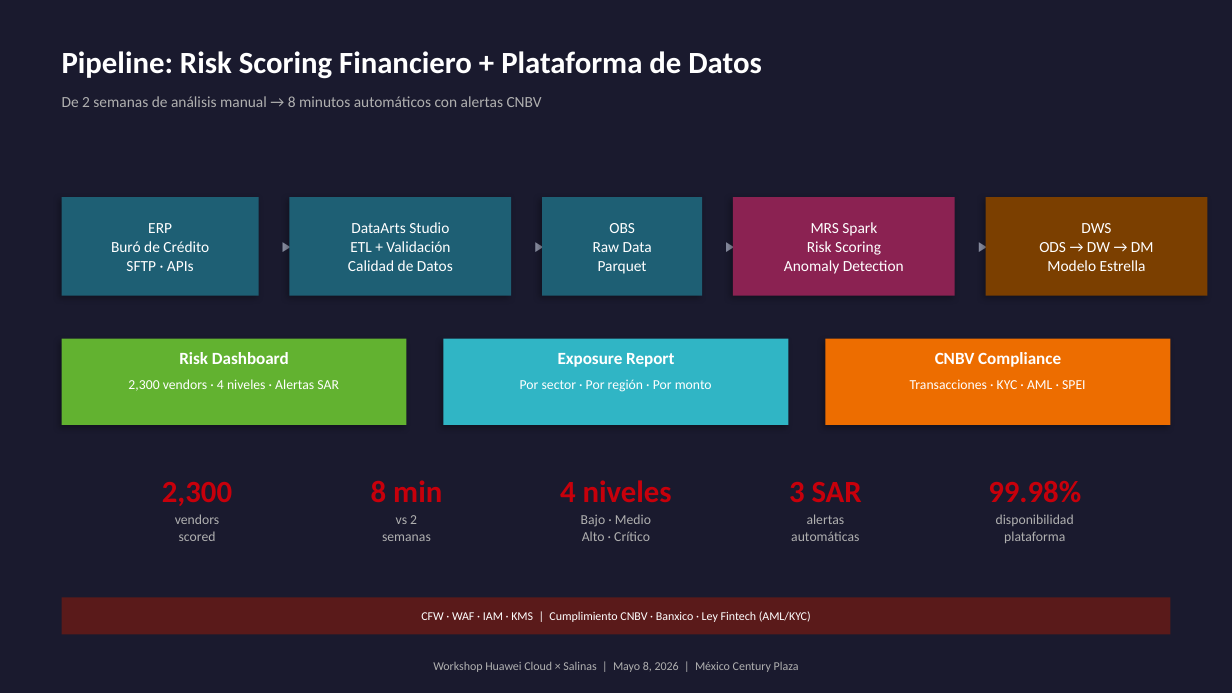
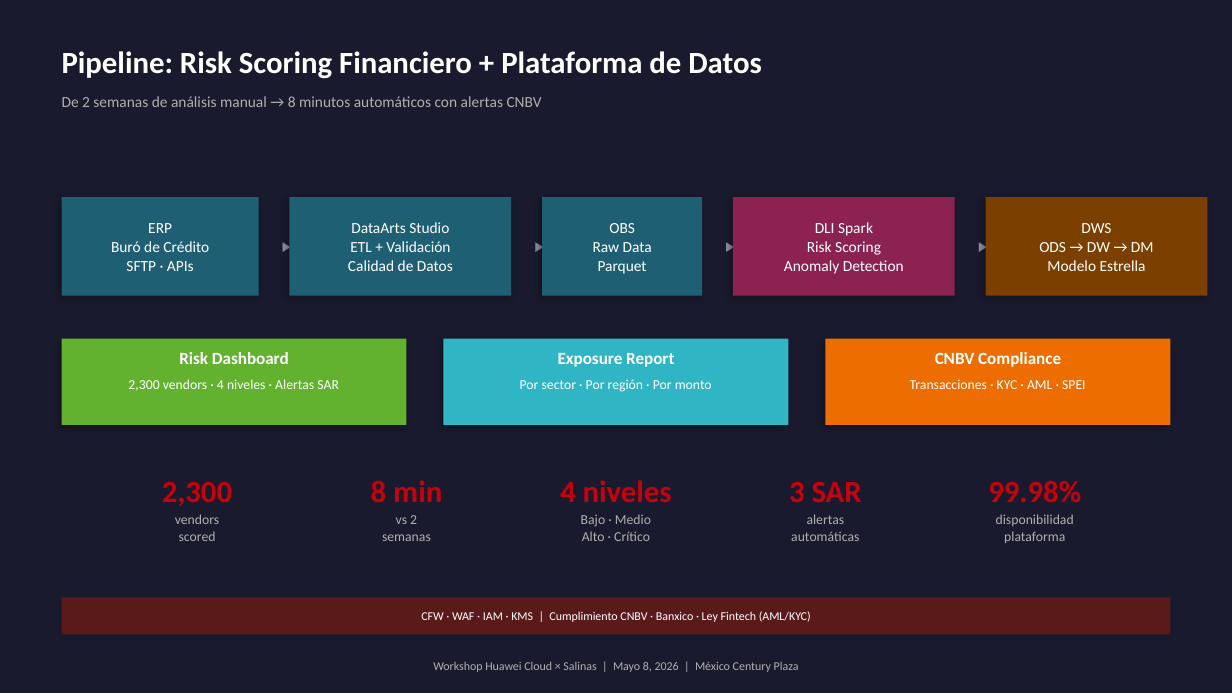
Before and after one commit to Borre/ayco-huawei-cloud, a slide deck: slide 2 of docs/slides-arquitectura.pptx. Drawn at 1232x693 pixels with LibreOffice and Linux fonts; fonts in the diff are those of the drawing. Boxes give left, top, right and bottom in pixels: in the first picture for what was removed or moved away, otherwise in the second. Text is boxed around its words. In the diff, an @@ line names an element or a change of style, - is before the commit and + after.

Commit message:
fix: slides MRS→DLI, upload/test scripts, health check rewrite
- slides: MRS Spark references replaced with DLI Spark (matches Terraform)
- upload-contracts-to-obs.sh: new script to trigger OCR pipeline
- test-dataarts-api.sh: new script to test DataService REST endpoints
- health-check.sh: comprehensive — Dify, DWS, Kafka, DataArts, LLM APIs, demo data
- outputs.tf: added web_public_ip, kafka_connect_address, dataarts outputs

```diff
--- a/docs/slides-arquitectura.pptx
+++ b/docs/slides-arquitectura.pptx
@@ text at (815, 222, 873, 236): text changed @@
-MRS Spark
+DLI Spark
```
Also in this commit, not shown: 1 other slide changed.
